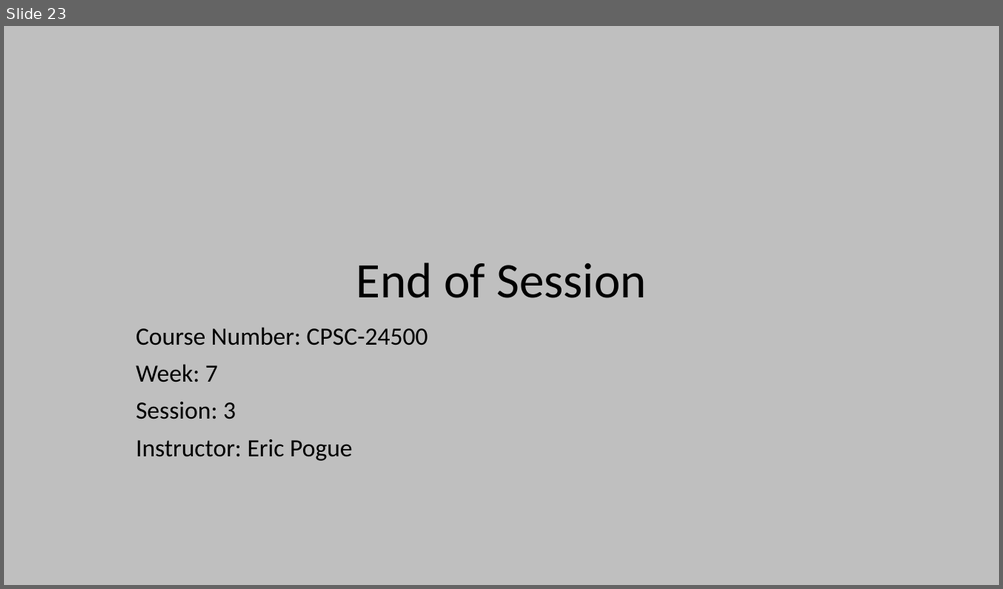
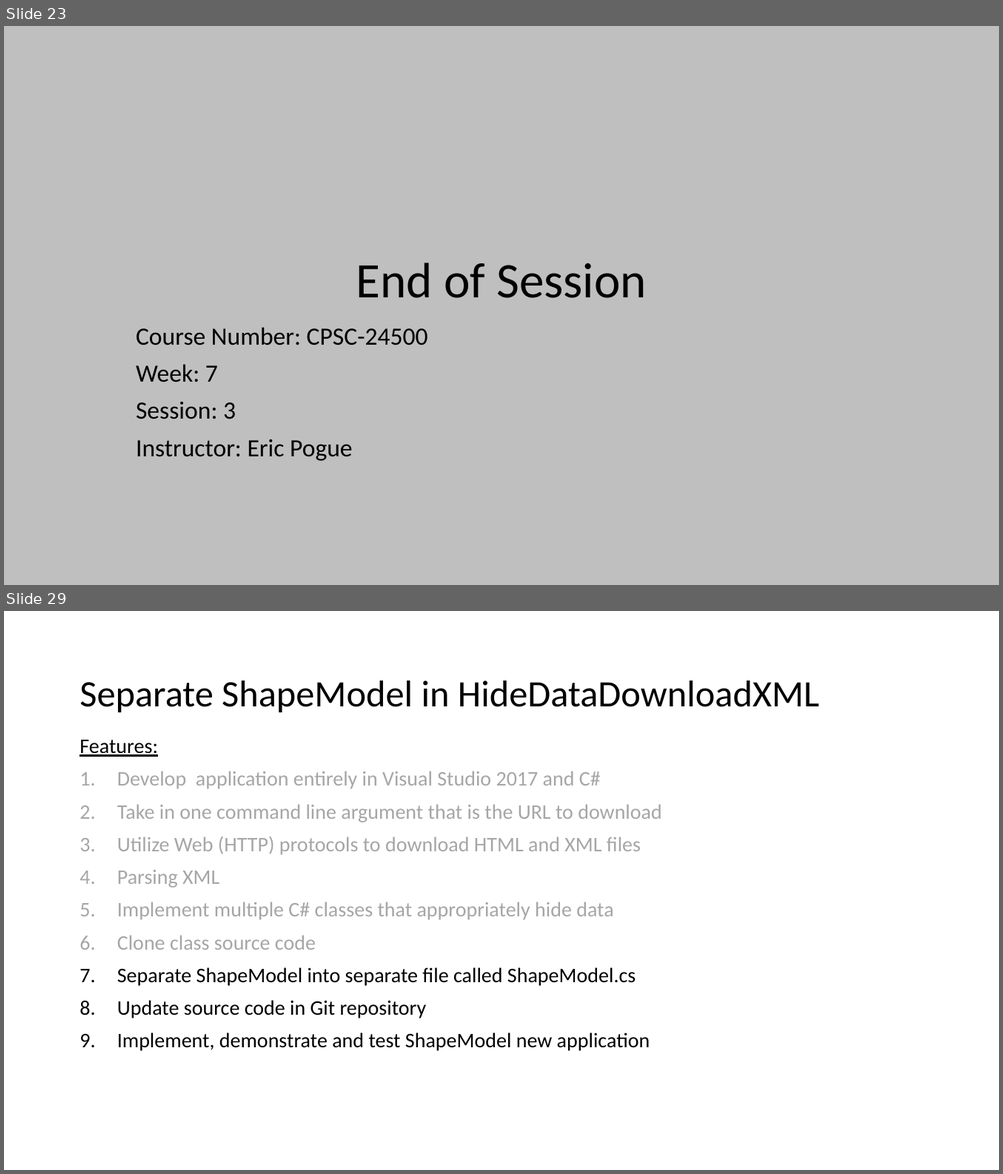
Before and after one commit to EricJPogue/www-epogue-info, a slide deck: CPSC-24500/Week07/2017SpringW07Slides.pptx. Shown one above the other, each under a label of ours: slide 23 before the commit, slides 23 and 29 after it; the slides between them are not shown. The pictures are 1003x589 and 1003x1174 pixels, drawn with LibreOffice and Linux fonts; fonts in the diff are those of the drawing. Boxes give left, top, right and bottom in pixels: in the first picture for what was removed or moved away, otherwise in the second. Text is boxed around its words. In the diff, an @@ line names an element or a change of style, - is before the commit and + after.

```diff
--- a/CPSC-24500/Week07/2017SpringW07Slides.pptx
+++ b/CPSC-24500/Week07/2017SpringW07Slides.pptx
@@ slide 29 added at box(4, 611, 999, 1170), background #FFFFFF @@
@@ title added at box(79, 681, 819, 712), 36 pt, text #000000 @@
+Separate ShapeModel in HideDataDownloadXML
@@ text added at box(79, 740, 662, 1051), 20 pt, text #A6A6A6 @@
+Features:
+1. Develop application entirely in Visual Studio 2017 and C#
+2. Take in one command line argument that is the URL to download
+3. Utilize Web (HTTP) protocols to download HTML and XML files
+4. Parsing XML
+5. Implement multiple C# classes that appropriately hide data
+6. Clone class source code
+7. Separate ShapeModel into separate file called ShapeModel.cs
+8. Update source code in Git repository
+9. Implement, demonstrate and test ShapeModel new application
```
Also in this commit, not shown: 8 other slides added, 3 other files.
